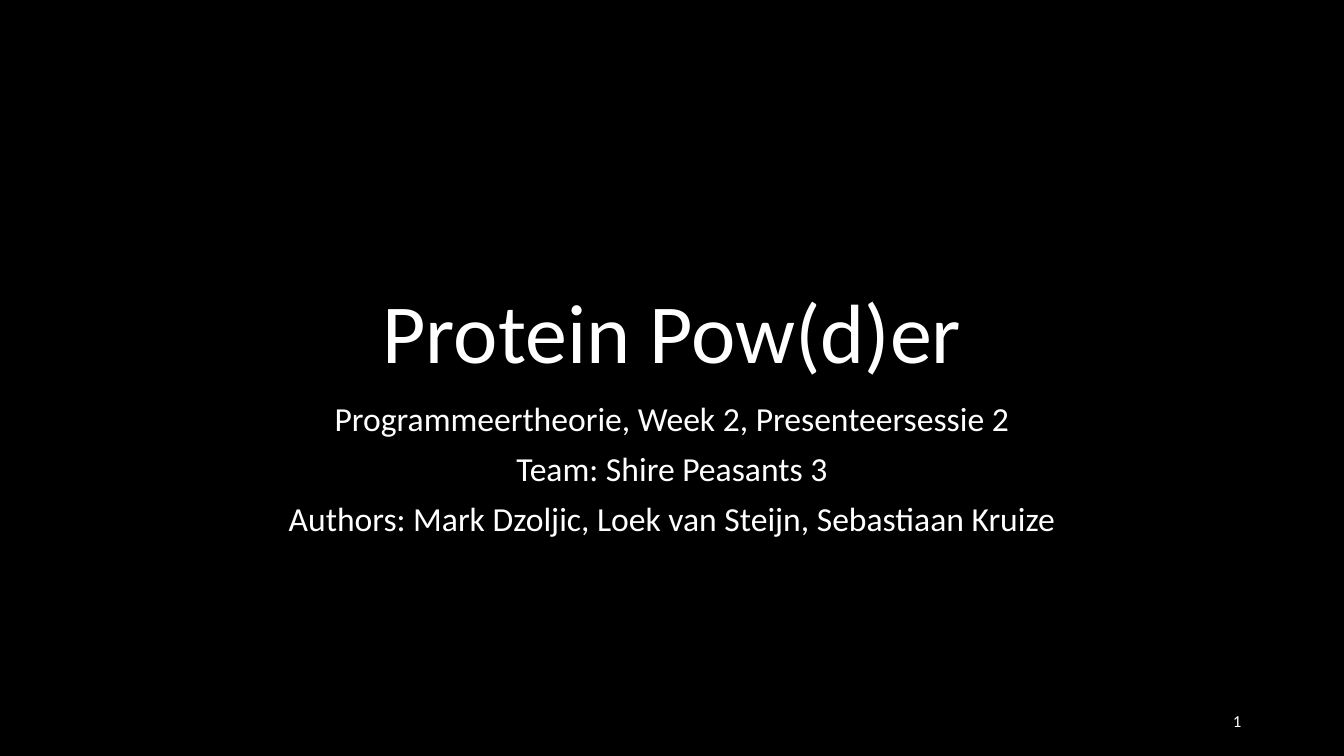
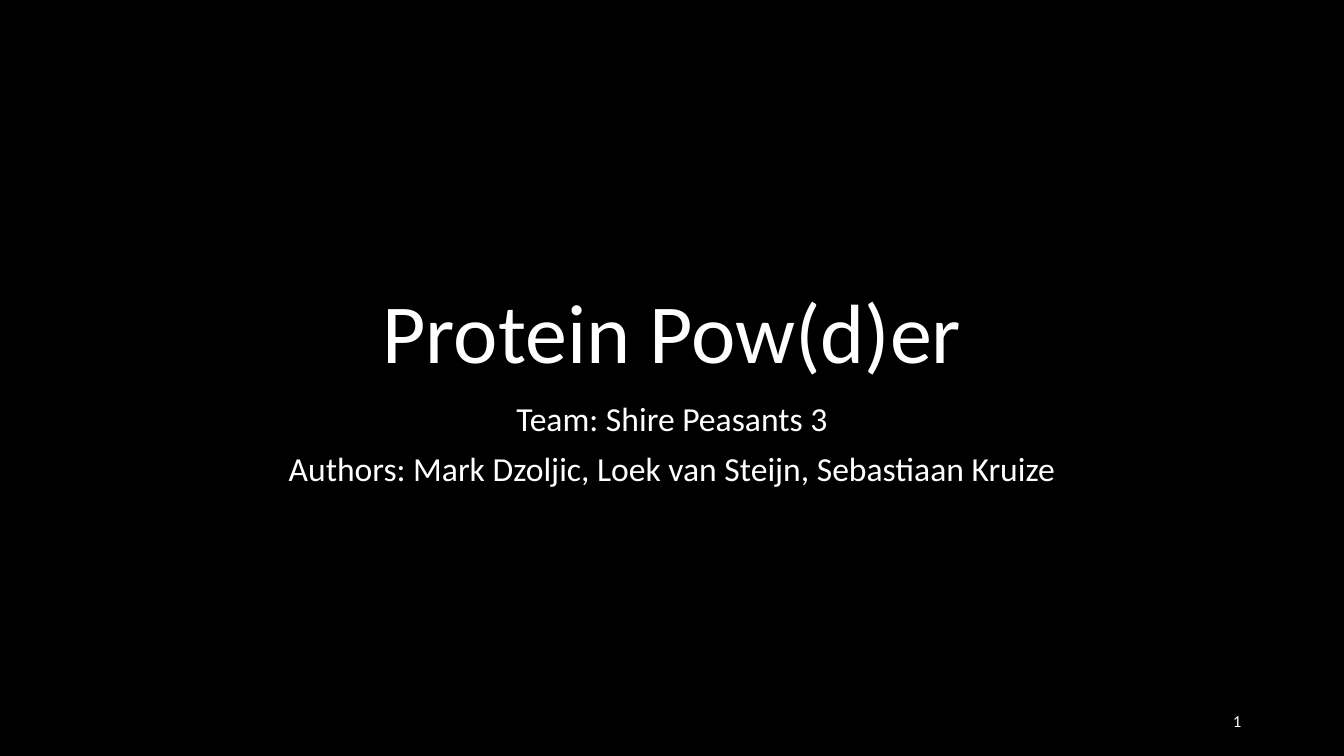
Before and after one commit to Loek21/Protein-Pow-d-er, a slide deck: slide 1 of Documentation/PPP, Week 2, Meeting 1.pptx. Drawn at 1344x756 pixels with LibreOffice and Linux fonts; fonts in the diff are those of the drawing. Boxes give left, top, right and bottom in pixels: in the first picture for what was removed or moved away, otherwise in the second. Text is boxed around its words. In the diff, an @@ line names an element or a change of style, - is before the commit and + after.

```diff
--- a/Documentation/PPP, Week 2, Meeting 1.pptx
+++ b/Documentation/PPP, Week 2, Meeting 1.pptx
@@ subtitle at [335, 407, 1009, 437]: paragraph removed @@
-Programmeertheorie, Week 2, Presenteersessie 2
```
Also in this commit, not shown: 4 other slides changed, 1 slide removed, 1 other file.
